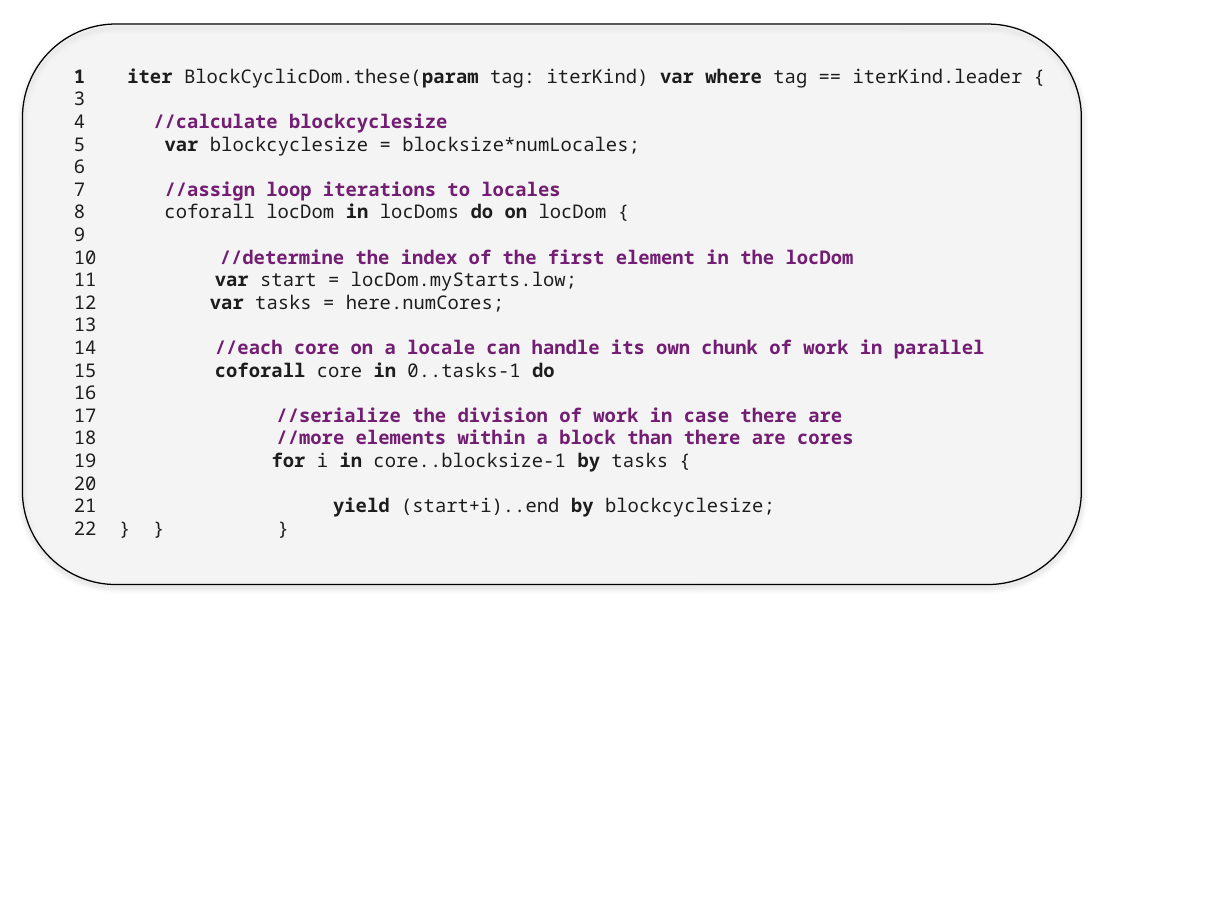
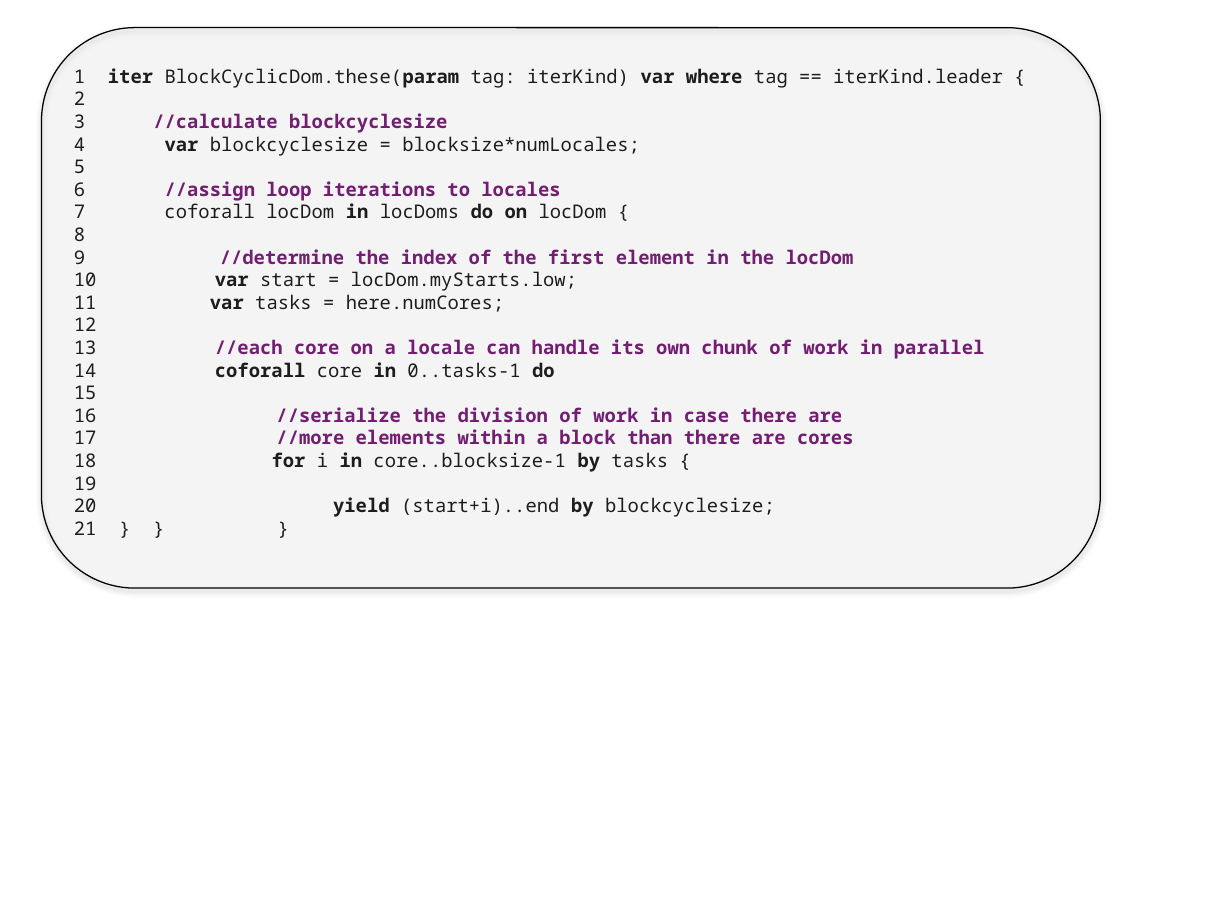
Before and after one commit to aroonsharma1/Chapel_Masters_Work, a slide deck: slide 6 of Paper/Figures/jacobi.pptx. Drawn at 1232x924 pixels with LibreOffice and Linux fonts; fonts in the diff are those of the drawing. Boxes give left, top, right and bottom in pixels: in the first picture for what was removed or moved away, otherwise in the second. Text is boxed around its words. In the diff, an @@ line names an element or a change of style, - is before the commit and + after.

```diff
--- a/Paper/Figures/jacobi.pptx
+++ b/Paper/Figures/jacobi.pptx
@@ rounded rectangle: place and size @@
-rounded rectangle at bbox=[22, 25, 1080, 585]
+rounded rectangle at bbox=[42, 27, 1100, 588]
@@ text at bbox=[74, 68, 1003, 535]: text changed @@
-1 iter BlockCyclicDom.these(param tag: iterKind) var where tag == iterKind.leader {
-3
-4 //calculate blockcyclesize
-5 var blockcyclesize = blocksize*numLocales;
-6
-7 //assign loop iterations to locales
-8 coforall locDom in locDoms do on locDom {
-9
-10 //determine the index of the first element in the locDom
-11 var start = locDom.myStarts.low;
-12 var tasks = here.numCores;
-13
-14 //each core on a locale can handle its own chunk of work in parallel
-15 coforall core in 0..tasks-1 do
-16
-17 //serialize the division of work in case there are
-18 //more elements within a block than there are cores
-19 for i in core..blocksize-1 by tasks {
-20
-21 yield (start+i)..end by blockcyclesize;
-22 } } }
+1 iter BlockCyclicDom.these(param tag: iterKind) var where tag == iterKind.leader {
+2
+3 //calculate blockcyclesize
+4 var blockcyclesize = blocksize*numLocales;
+5
+6 //assign loop iterations to locales
+7 coforall locDom in locDoms do on locDom {
+8
+9 //determine the index of the first element in the locDom
+10 var start = locDom.myStarts.low;
+11 var tasks = here.numCores;
+12
+13 //each core on a locale can handle its own chunk of work in parallel
+14 coforall core in 0..tasks-1 do
+15
+16 //serialize the division of work in case there are
+17 //more elements within a block than there are cores
+18 for i in core..blocksize-1 by tasks {
+19
+20 yield (start+i)..end by blockcyclesize;
+21 } } }
```
Also in this commit, not shown: 1 other slide changed, 15 other files.
